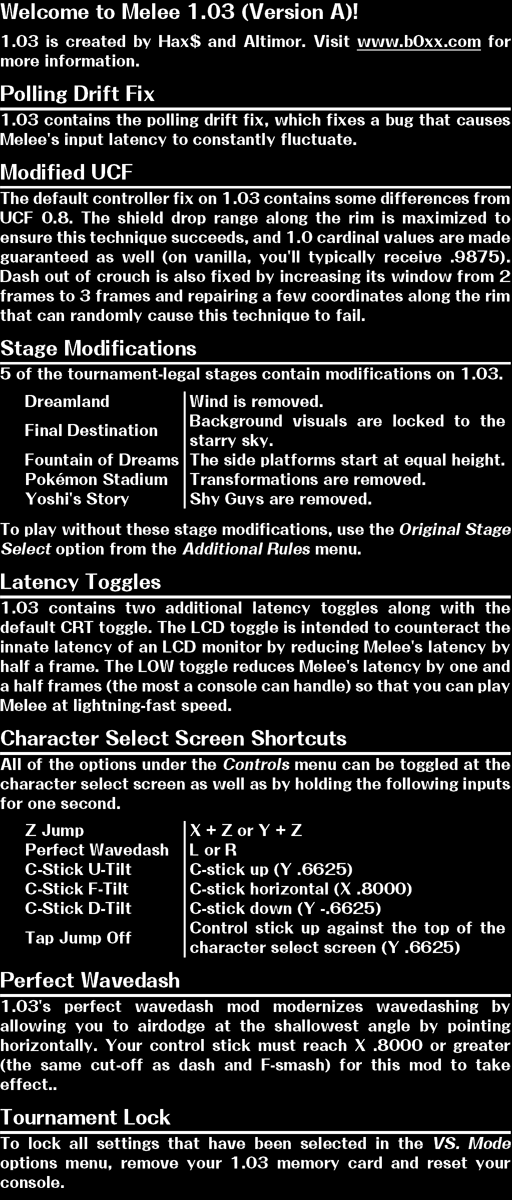
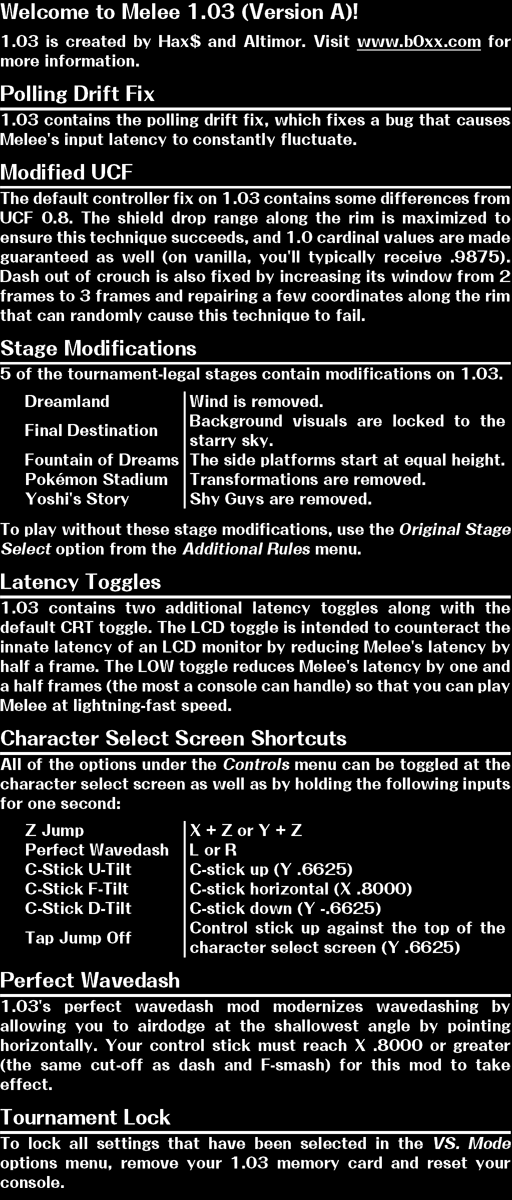
Before/after of a (512, 1200) layered artwork. What changed in the layer stack:
added layer "Layer 1" above "Layer 2" over <box>53,1087,57,1091</box>
added layer "Layer 2" above "Layer 0" over <box>117,801,121,805</box>
